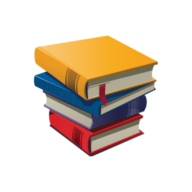
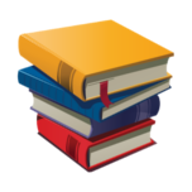
Layer changes from the first 192 x 192 image to the second:
painted on "bookstack.png" over <box>16,18,175,174</box>
